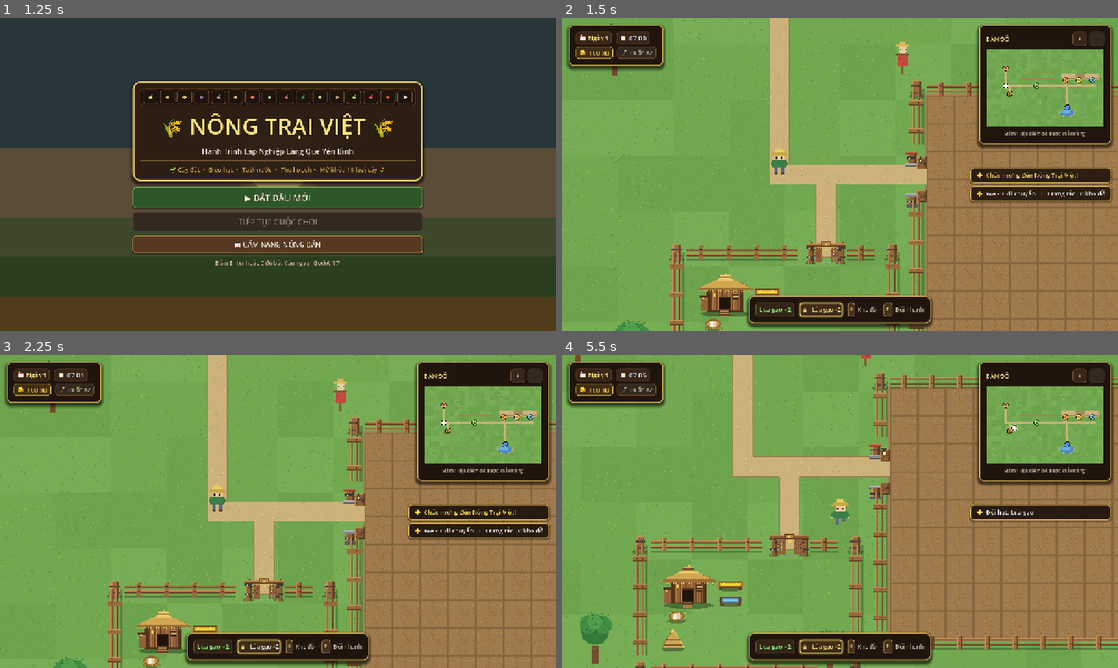
Above: before the commit, frames 1-4 (two rows, left to right).
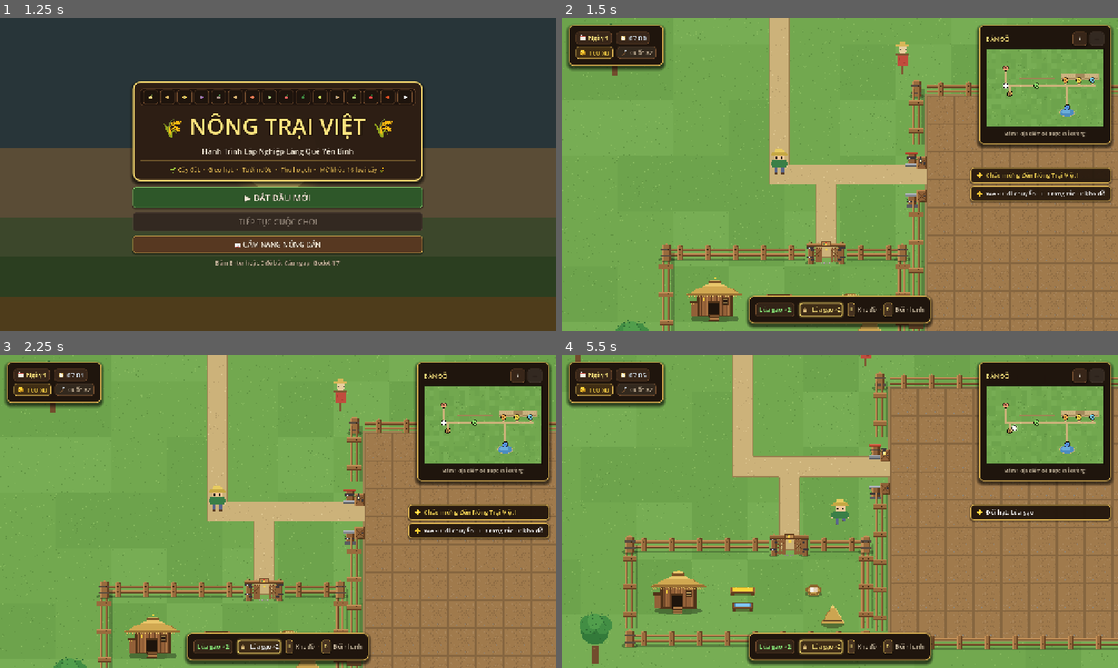
Above: after the commit, the same moments.

Repository: hoangwinbay/Farm
Game: Godot game, scene res://scenes/main.tscn
The game is run twice, just before and just after one commit, with the same random seed, the same clock (stepped at 60 frames per second) and the same inputs.
Inputs (mouse positions are in pixels of both pictures, inside the frame that each line leads up to):
- Up to frame 1 (1.25 s): click "Lúa gạo ×0" at 0.5 s
- Up to frame 2 (1.5 s): click "▶ BẮT ĐẦU MỚI" at 1.25 s
- Up to frame 3 (2.25 s): click "Lúa gạo ×2" at 2 s
- Up to frame 4 (5.5 s): click "+" at 2.75 s; click "−" at 3.5 s; tap Enter at 4.25 s; move the mouse to (962, 495) at 4.27 s; hold D (move_right) 4.28-5.03 s; hold R (cycle_seed) 4.28-5.03 s; click (962, 495) at 4.42 s; tap Space at 4.52, 5.27 s; move the mouse to (728, 527) at 5.02 s; hold S (move_down) from 5.03 s (still down); tap E (interact) at 5.1 s

Frame 1 is identical in both runs. In frame 2, 3.1% of the frame differs, in the area x 17-63%, y 72-100%; in frame 3, 3.1%; in frame 4, 5.1%, in the area x 10-56%, y 57-100%.

Commit message:
Chia khu chuồng: mỗi loại gia cầm một ô chuồng riêng
- Lưới ô chuồng 3 cột, biển tên từng loại, ô trống hiện 'Ô trống'
- Chuồng tự co/giãn theo số loại đang nuôi, con vật ở đúng ô của nó
- Giữ nguyên cổng x=304, đường dẫn và điểm tương tác thu sản phẩm
- Sửa tường chuồng lệch toạ độ, dời 2 cây cản khu chuồng mở rộng

Diff:
--- a/scripts/main.gd
+++ b/scripts/main.gd
@@ -33,7 +33,17 @@
 const PLAYER_START := Vector2(250, 470)
 const POND_RECT := Rect2(940, 760, 180, 100)
 const FISH_SPOT_POS := Vector2(1030, 810)   # tâm hồ — câu được ở MỌI bờ
-const PEN_RECT := Rect2(144, 568, 224, 128) # khu chuồng nuôi
+# Khu chuồng: sân trong (y 560..660) + lưới ô chuồng 3 cột bên dưới.
+# Mỗi LOẠI gia cầm một ô riêng; chuồng co/giãn theo số loại đang nuôi.
+const PEN_RECT := Rect2(120, 560, 272, 108)
+const PEN_COL_X := [128.0, 216.0, 304.0]  # mép trái 3 cột ô
+const PEN_CELL := Vector2(80, 64)         # cỡ 1 ô chuồng
+const PEN_GRID_TOP := 668.0               # mép trên hàng ô đầu tiên
+const PEN_ROW_STEP := 72.0                # 64 ô + 8 divider
+const PEN_SPOTS := [                      # chỗ đứng con vật trong ô (so tâm ô)
+	Vector2(0, -8), Vector2(-18, 8), Vector2(18, 10),
+	Vector2(-8, 18), Vector2(22, -6), Vector2(-24, -4),
+]
 
 # Mạng lối đi hình chữ nhật (24px) — trùng với đồ thị chỉ đường trong minimap.
 # Đại lộ đông-tây + nhánh nhà, 3 nhánh quầy hàng, nhánh cổng chuồng, nhánh bờ ao.
@@ -161,8 +171,8 @@
 	for tpos in [
 		Vector2(90, 130), Vector2(300, 90), Vector2(420, 110), Vector2(720, 90),
 		Vector2(1010, 120), Vector2(1350, 110), Vector2(1150, 60), Vector2(1450, 300),
-		Vector2(60, 360), Vector2(1450, 540), Vector2(80, 700), Vector2(350, 720),
-		Vector2(170, 900), Vector2(500, 930), Vector2(820, 940), Vector2(1210, 900),
+		Vector2(60, 360), Vector2(1450, 540), Vector2(80, 700), Vector2(700, 760),
+		Vector2(740, 780), Vector2(500, 930), Vector2(820, 940), Vector2(1210, 900),
 		Vector2(1430, 780), Vector2(960, 640),
 	]:
 		_add_decor(TextureGen.get_tex("tree"), tpos, 1.5, Rect2(-7, -8, 14, 10))
@@ -261,154 +271,165 @@
 
 
 func _build_pen() -> void:
+	pen_node = Node2D.new()
+	pen_node.name = "Pen"
+	pen_node.position = Vector2(120, 560)
+	world.add_child(pen_node)
+	_rebuild_pen()
+
+
+# Dựng lại toàn khu chuồng: rào ngoại vi, sân trong, lưới ô chuồng
+# (mỗi LOẠI gia cầm một ô riêng) và các con vật trong ô của chúng.
+func _rebuild_pen() -> void:
+	if pen_node == null:
+		return
+	for c in pen_node.get_children():
+		c.queue_free()
+
 	var fh := TextureGen.get_tex("fence_h")
 	var fv := TextureGen.get_tex("fence_v")
 	var fc := TextureGen.get_tex("fence_corner")
-	var gate_coop := TextureGen.get_tex("gate_coop")
-	var x_left := int(PEN_RECT.position.x) + 16
-	var x_right := int(PEN_RECT.end.x) - 16
-	var y_top := int(PEN_RECT.position.y) - 8
-	var y_bot := int(PEN_RECT.end.y) + 8
-
-	# 1. Mặt sàn lót rơm và đất mịn cho toàn khu chuồng
+	var org := Vector2(120, 560)  # mọi toạ độ con là toạ độ thế giới trừ org
+
+	# Các loại đang nuôi, xếp theo thứ tự DB để ô không đổi chỗ khi mua/bán
+	var species: Array = []
+	for d in PoultryDB.ANIMALS:
+		for a in Inventory.animals:
+			if str(a.id) == str(d.id):
+				species.append(str(d.id))
+				break
+	var rows: int = int(ceil(species.size() / float(PEN_COL_X.size())))
+	var y_s := 660.0 + PEN_ROW_STEP * rows  # mép trên dải rào đóng đáy chuồng
+
+	# 1. Nền rơm phủ toàn khu chuồng
 	var bedding := Sprite2D.new()
 	bedding.texture = TextureGen.get_tex("pen_bedding")
-	bedding.position = PEN_RECT.position + PEN_RECT.size / 2.0
+	bedding.position = Vector2(136.0, (y_s - 552.0) / 2.0)
+	bedding.scale = Vector2(272.0 / 224.0, (y_s - 552.0) / 128.0)
 	bedding.z_index = -1
-	world.add_child(bedding)
-
-	# 2. Hàng rào chuồng mộc mạc:
-	for x in range(x_left, x_right, 32):
-		_add_sprite(fh, Vector2(x, y_bot))
-	for y in range(y_top + 16, y_bot, 32):
-		_add_sprite(fv, Vector2(PEN_RECT.position.x - 12, y))
-		_add_sprite(fv, Vector2(PEN_RECT.end.x + 12, y))
-
-	# Rào bắc (trên) có CỬA CHUỒNG ở giữa (x ~ 304):
-	for x in [160, 192, 224, 256]:
-		_add_sprite(fh, Vector2(x, y_top))
-	_add_sprite(fh, Vector2(344, y_top))
-
-	# Cổng chuồng gia cầm pixel-art tuyệt đẹp đặt ở x=304, y=y_top
-	_add_sprite(gate_coop, Vector2(304, y_top))
-
-	# Cọc góc hàng rào chuồng
-	_add_sprite(fc, Vector2(PEN_RECT.position.x - 12, y_top))
-	_add_sprite(fc, Vector2(PEN_RECT.end.x + 12, y_top))
-	_add_sprite(fc, Vector2(PEN_RECT.position.x - 12, y_bot))
-	_add_sprite(fc, Vector2(PEN_RECT.end.x + 12, y_bot))
-
-	# Tường chắn chuồng
-	_wall(Vector2((x_left + x_right) / 2.0, y_bot), Vector2(x_right - x_left, 8))
-	_wall(Vector2(PEN_RECT.position.x - 12, (y_top + y_bot) / 2.0), Vector2(8, y_bot - y_top + 20))
-	_wall(Vector2(PEN_RECT.end.x + 12, (y_top + y_bot) / 2.0), Vector2(8, y_bot - y_top + 20))
-	# Tường chắn phía Bắc: chắn 2 bên cổng, để hở lối vào (280..328)
-	_wall(Vector2((PEN_RECT.position.x - 12 + 280) / 2.0, y_top), Vector2(280 - (PEN_RECT.position.x - 12), 8))
-	_wall(Vector2((328 + PEN_RECT.end.x + 12) / 2.0, y_top), Vector2((PEN_RECT.end.x + 12) - 328, 8))
-
-	# 3. Nhà chuồng chính mái lá rơm nhiều tầng
+	pen_node.add_child(bedding)
+
+	# 2. Hàng rào ngoại vi — cổng giữ nguyên ở x 280..328
+	for x in [136, 168, 200, 232, 264, 344, 376]:
+		_add_sprite(fh, Vector2(x, 560.0) - org, pen_node)
+	_add_sprite(TextureGen.get_tex("gate_coop"), Vector2(304, 560.0) - org, pen_node)
+	for y in range(576, int(y_s) + 8, 32):
+		_add_sprite(fv, Vector2(120.0, y) - org, pen_node)
+		_add_sprite(fv, Vector2(392.0, y) - org, pen_node)
+	for x in range(136, 392, 32):
+		_add_sprite(fh, Vector2(x, y_s + 8.0) - org, pen_node)
+	for cpos in [Vector2(120, 560), Vector2(392, 560), Vector2(120, y_s + 8), Vector2(392, y_s + 8)]:
+		_add_sprite(fc, cpos - org, pen_node)
+
+	# 3. Sân trong: nhà chuồng, máng ăn/nước, ổ đẻ, đống rơm
 	var coop := StaticBody2D.new()
-	coop.position = PEN_RECT.position + Vector2(44, 40)
-	var spr := Sprite2D.new()
-	spr.texture = TextureGen.get_tex("coop")
-	coop.add_child(spr)
+	coop.position = Vector2(56, 54)
+	var coop_spr := Sprite2D.new()
+	coop_spr.texture = TextureGen.get_tex("coop")
+	coop.add_child(coop_spr)
 	var col := CollisionShape2D.new()
 	var shape := RectangleShape2D.new()
 	shape.size = Vector2(50, 28)
 	col.shape = shape
 	col.position = Vector2(0, 4)
 	coop.add_child(col)
-	world.add_child(coop)
-
-	# 4. Đống rơm vàng truyền thống ở góc chuồng
-	var hay := Sprite2D.new()
-	hay.texture = TextureGen.get_tex("hay_bale")
-	hay.position = PEN_RECT.position + Vector2(26, 102)
-	world.add_child(hay)
-
-	# 5. Máng ăn gỗ đựng hạt ngô vàng
-	var trough := Sprite2D.new()
-	trough.texture = TextureGen.get_tex("trough")
-	trough.position = PEN_RECT.position + Vector2(92, 38)
-	world.add_child(trough)
-
-	# 6. Máng nước mát lành
-	var water_trough := Sprite2D.new()
-	water_trough.texture = TextureGen.get_tex("water_trough")
-	water_trough.position = PEN_RECT.position + Vector2(92, 56)
-	world.add_child(water_trough)
-
-	# 7. Ổ rơm đẻ trứng
-	var nest := Sprite2D.new()
-	nest.texture = TextureGen.get_tex("nest_box")
-	nest.position = PEN_RECT.position + Vector2(30, 74)
-	world.add_child(nest)
-
-	# Nơi con vật đứng (được vẽ lại khi mua/bán)
-	pen_node = Node2D.new()
-	pen_node.position = PEN_RECT.position
-	world.add_child(pen_node)
-	_rebuild_pen()
-
-
-func _rebuild_pen() -> void:
-	if pen_node == null:
-		return
-	for c in pen_node.get_children():
-		c.queue_free()
-
-	# Các vị trí phân bố tự nhiên trong sân chuồng
-	var spots := [
-		Vector2(130, 40), Vector2(165, 58), Vector2(135, 82), Vector2(175, 98),
-		Vector2(95, 78), Vector2(110, 105), Vector2(65, 45), Vector2(62, 95),
-		Vector2(145, 25), Vector2(98, 20), Vector2(175, 28), Vector2(60, 110),
-	]
-	var rng := RandomNumberGenerator.new()
-	rng.seed = 777
-
+	pen_node.add_child(coop)
+	_add_sprite(TextureGen.get_tex("hay_bale"), Vector2(234, 82), pen_node)
+	_add_sprite(TextureGen.get_tex("trough"), Vector2(130, 52), pen_node)
+	_add_sprite(TextureGen.get_tex("water_trough"), Vector2(130, 70), pen_node)
+	_add_sprite(TextureGen.get_tex("nest_box"), Vector2(212, 52), pen_node)
+
+	# 4. Va chạm: ngoại vi + dải ngang trước từng hàng ô (chừa lỗ 32px giữa mỗi cột)
+	var pwall := func(center: Vector2, size: Vector2) -> void:
+		_wall(center - org, size, pen_node)
+	pwall.call(Vector2(200, 564), Vector2(160, 8))
+	pwall.call(Vector2(360, 564), Vector2(64, 8))
+	pwall.call(Vector2(120, (568.0 + y_s) / 2.0), Vector2(8, y_s - 552.0))
+	pwall.call(Vector2(392, (568.0 + y_s) / 2.0), Vector2(8, y_s - 552.0))
+	pwall.call(Vector2(256, y_s + 4.0), Vector2(272, 8))
+	for r in rows:
+		var yb := 660.0 + PEN_ROW_STEP * r + 4.0
+		pwall.call(Vector2(136, yb), Vector2(32, 8))
+		pwall.call(Vector2(212, yb), Vector2(56, 8))
+		pwall.call(Vector2(300, yb), Vector2(56, 8))
+		pwall.call(Vector2(376, yb), Vector2(32, 8))
+		for x in [136, 212, 300, 376]:
+			_add_sprite(fh, Vector2(x, 664.0 + PEN_ROW_STEP * r) - org, pen_node)
+	if rows > 0:
+		var colh := y_s - 668.0
+		pwall.call(Vector2(212, 668.0 + colh / 2.0), Vector2(8, colh))
+		pwall.call(Vector2(300, 668.0 + colh / 2.0), Vector2(8, colh))
+		for cx in [212.0, 300.0]:
+			for y in range(676, int(y_s), 32):
+				_add_sprite(fv, Vector2(cx, y) - org, pen_node)
+
+	# 5. Ô chuồng: biển tên từng loại, ô chưa dùng hiện "Trống"
+	var total_slots: int = rows * PEN_COL_X.size()
+	for i in total_slots:
+		var cx: float = PEN_COL_X[i % PEN_COL_X.size()]
+		var cy := PEN_GRID_TOP + PEN_ROW_STEP * floori(i / float(PEN_COL_X.size()))
+		var badge := PanelContainer.new()
+		if i < species.size():
+			badge.add_theme_stylebox_override("panel", UIKit.badge_box(Color(0.18, 0.12, 0.06, 0.92), UIKit.COLOR_BORDER_GOLD, 4))
+			UIKit.label(badge, str(PoultryDB.get_animal(species[i]).name), 10, UIKit.COLOR_TEXT_TITLE)
+		else:
+			badge.add_theme_stylebox_override("panel", UIKit.badge_box(Color(0.14, 0.10, 0.07, 0.8), Color(0.32, 0.26, 0.2), 4))
+			UIKit.label(badge, "Ô trống", 10, UIKit.COLOR_TEXT_MUTED)
+		badge.position = Vector2(cx - 120.0, cy - 560.0) + Vector2(2, 1)
+		pen_node.add_child(badge)
+
+	# 6. Con vật: mỗi loại đứng trong ô của nó
+	if species.size() > 0:
+		var rng := RandomNumberGenerator.new()
+		rng.seed = 777
+		var used := {}
+		for a in Inventory.animals:
+			var sid := str(a.id)
+			var ci: int = species.find(sid)
+			var cx: float = PEN_COL_X[ci % PEN_COL_X.size()]
+			var cy := PEN_GRID_TOP + PEN_ROW_STEP * floori(ci / float(PEN_COL_X.size()))
+			var k: int = int(used.get(sid, 0))
+			used[sid] = k + 1
+			var animal_node := Node2D.new()
+			animal_node.position = Vector2(cx + PEN_CELL.x / 2.0, cy + PEN_CELL.y / 2.0) \
+					+ PEN_SPOTS[k % PEN_SPOTS.size()] \
+					+ Vector2(rng.randf_range(-4, 4), rng.randf_range(-3, 3)) - org
+			pen_node.add_child(animal_node)
+
+			var d := PoultryDB.get_animal(sid)
+			if d.is_empty():
+				continue
+			var spr := Sprite2D.new()
+			spr.texture = TextureGen.animal_sprite(str(d.shape), str(d.color))
+			spr.scale = Vector2(1.5, 1.5)
+			animal_node.add_child(spr)
+
+			# Hiệu ứng mổ thóc / cử động sống động
+			var tw := animal_node.create_tween().set_loops()
+			var delay := rng.randf_range(0.2, 1.8)
+			tw.tween_interval(delay)
+			tw.tween_property(spr, "position:y", 2.0, 0.15)
+			tw.tween_interval(0.1)
+			tw.tween_property(spr, "position:y", 0.0, 0.15)
+			tw.tween_interval(rng.randf_range(1.5, 3.0))
+
+			# Bong bóng trứng nổi trên đầu nếu con này có sản phẩm chờ thu
+			if int(a.get("ready", 0)) > 0:
+				var egg_bubble := Sprite2D.new()
+				egg_bubble.texture = TextureGen.orb_icon(str(d.product_color))
+				egg_bubble.scale = Vector2(0.85, 0.85)
+				egg_bubble.position = Vector2(0, -18)
+				animal_node.add_child(egg_bubble)
+
+				var btw := egg_bubble.create_tween().set_loops()
+				btw.tween_property(egg_bubble, "position:y", -21.0, 0.5).set_trans(Tween.TRANS_SINE)
+				btw.tween_property(egg_bubble, "position:y", -17.0, 0.5).set_trans(Tween.TRANS_SINE)
+
+	# 7. Biển báo thu hoạch nổi trên sân nếu có sản phẩm
 	var total_ready: int = Inventory.ready_products()
-
-	for i in mini(Inventory.animals.size(), spots.size()):
-		var a = Inventory.animals[i]
-		var d := PoultryDB.get_animal(str(a.id))
-		if d.is_empty():
-			continue
-
-		var animal_node := Node2D.new()
-		var pos: Vector2 = spots[i] + Vector2(rng.randf_range(-5, 5), rng.randf_range(-4, 4))
-		animal_node.position = pos
-		pen_node.add_child(animal_node)
-
-		var spr := Sprite2D.new()
-		spr.texture = TextureGen.animal_sprite(str(d.shape), str(d.color))
-		spr.scale = Vector2(1.5, 1.5)
-		animal_node.add_child(spr)
-
-		# Hiệu ứng mổ thóc / cử động sống động
-		var tw := animal_node.create_tween().set_loops()
-		var delay := rng.randf_range(0.2, 1.8)
-		tw.tween_interval(delay)
-		tw.tween_property(spr, "position:y", 2.0, 0.15)
-		tw.tween_interval(0.1)
-		tw.tween_property(spr, "position:y", 0.0, 0.15)
-		tw.tween_interval(rng.randf_range(1.5, 3.0))
-
-		# Bong bóng trứng nổi trên đầu nếu con này có sản phẩm chờ thu
-		if int(a.get("ready", 0)) > 0:
-			var egg_bubble := Sprite2D.new()
-			egg_bubble.texture = TextureGen.orb_icon(str(d.product_color))
-			egg_bubble.scale = Vector2(0.85, 0.85)
-			egg_bubble.position = Vector2(0, -18)
-			animal_node.add_child(egg_bubble)
-
-			var btw := egg_bubble.create_tween().set_loops()
-			btw.tween_property(egg_bubble, "position:y", -21.0, 0.5).set_trans(Tween.TRANS_SINE)
-			btw.tween_property(egg_bubble, "position:y", -17.0, 0.5).set_trans(Tween.TRANS_SINE)
-
-	# Biển báo thu hoạch nổi trên chuồng nếu có sản phẩm
 	if total_ready > 0:
 		var harvest_sign := Node2D.new()
-		harvest_sign.position = Vector2(44, 4)
+		harvest_sign.position = Vector2(48, 30)
 		pen_node.add_child(harvest_sign)
 
 		var sign_bubble := PanelContainer.new()
@@ -430,6 +451,7 @@
 		var stw := harvest_sign.create_tween().set_loops()
 		stw.tween_property(harvest_sign, "position:y", 1.0, 0.6).set_trans(Tween.TRANS_SINE)
 		stw.tween_property(harvest_sign, "position:y", 6.0, 0.6).set_trans(Tween.TRANS_SINE)
+
 
 
 
@@ -493,11 +515,11 @@
 		_add_sprite(TextureGen.get_tex("gate_v"), Vector2(door_x, (door_w1 + door_w2) / 2.0))
 
 
-func _add_sprite(tex: Texture2D, pos: Vector2) -> void:
+func _add_sprite(tex: Texture2D, pos: Vector2, parent: Node = null) -> void:
 	var s := Sprite2D.new()
 	s.texture = tex
 	s.position = pos
-	world.add_child(s)
+	(parent if parent != null else world).add_child(s)
 
 
 func _build_walls() -> void:
@@ -508,7 +530,7 @@
 	_wall(Vector2(WORLD_SIZE.x + t / 2, WORLD_SIZE.y / 2), Vector2(t, WORLD_SIZE.y + t * 2))
 
 
-func _wall(center: Vector2, size: Vector2) -> void:
+func _wall(center: Vector2, size: Vector2, parent: Node = null) -> void:
 	var body := StaticBody2D.new()
 	body.position = center
 	var col := CollisionShape2D.new()
@@ -516,7 +538,7 @@
 	shape.size = size
 	col.shape = shape
 	body.add_child(col)
-	world.add_child(body)
+	(parent if parent != null else world).add_child(body)
 
 
 # ---------------- xây UI ----------------
@@ -1300,17 +1322,17 @@
 			cam.reset_smoothing()
 			Input.action_press("move_down")
 		750:
-			Input.action_release("move_up")
+			Input.action_release("move_down")
 			print("GATETEST player=", player.position,
-					" (kỳ vọng 570 < y < 660: vào chuồng qua cửa)")
+					" (kỳ vọng 570 < y <= 665: vào chuồng qua cổng)")
 		755:
 			# rào nam chuồng chỗ KHÔNG có cửa: đi lên phải bị chặn
-			player.position = Vector2(200, 740)
+			player.position = Vector2(300, 700)
 			Input.action_press("move_up")
 		830:
 			Input.action_release("move_up")
 			print("FENCETEST player=", player.position,
-					" (kỳ vọng y > 695: bị rào chặn)")
+					" (kỳ vọng y > 640: bị rào nam chuồng chặn)")
 		835:
 			# rào tây chuồng: đi phải bị chặn
 			player.position = Vector2(110, 626)
Not shown, changed: README.md
